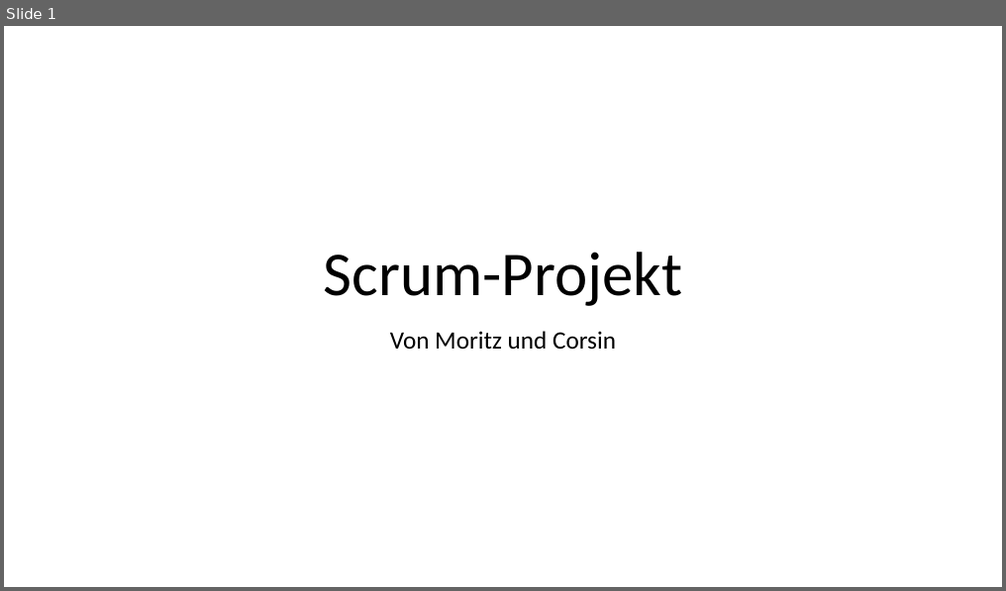
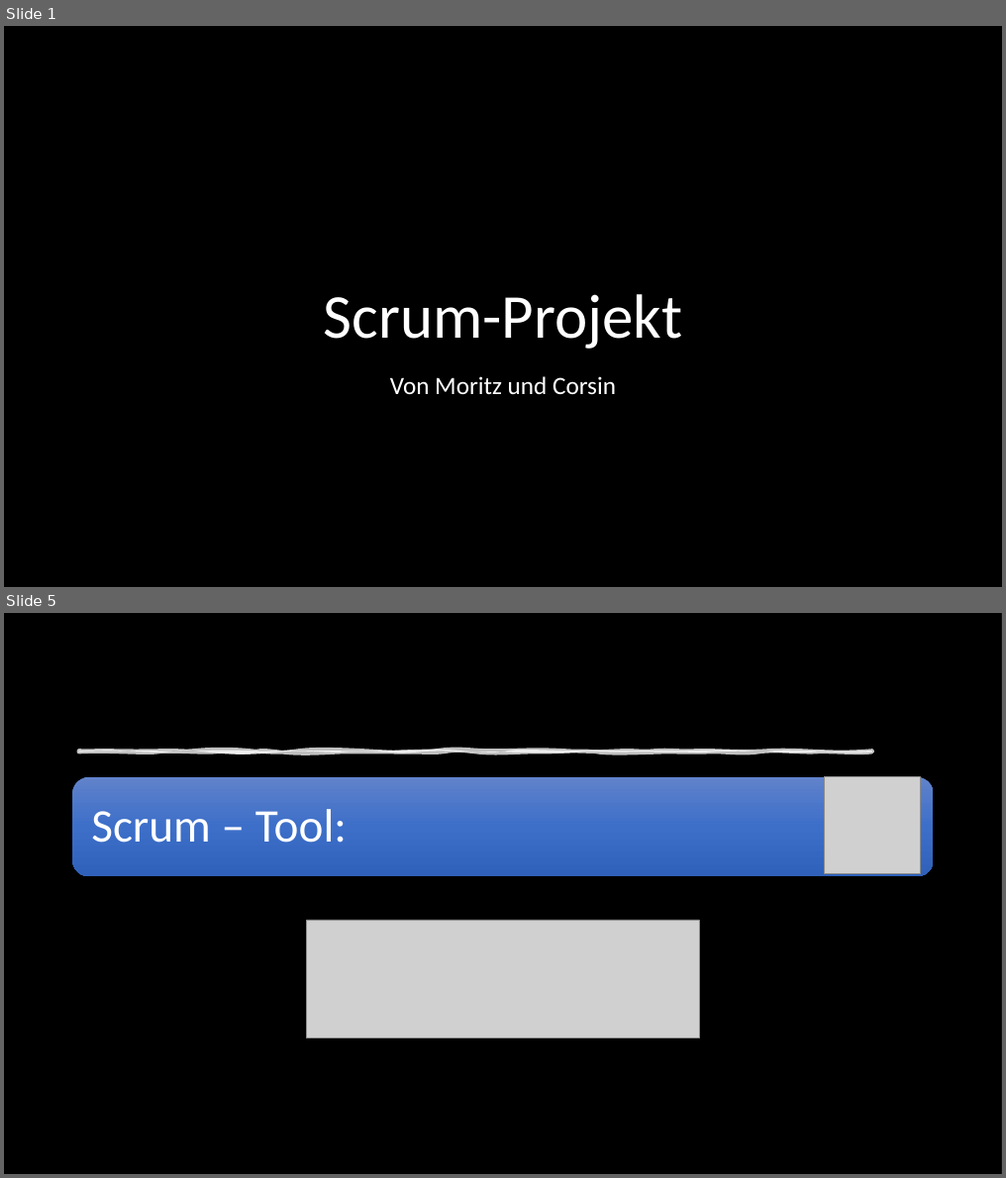
Before and after one commit to m0ritzmac/schule_website, a slide deck: Präsentation Scrum-Projekt.pptx. Shown one above the other, each under a label of ours: slide 1 before the commit, slides 1 and 5 after it; the slides between them are not shown. The pictures are 1006x591 and 1006x1178 pixels, drawn with LibreOffice and Linux fonts; fonts in the diff are those of the drawing; grey boxes stand for pictures; background and template pictures are left out; a plain dark background stands for a picture behind light text. Boxes give left, top, right and bottom in pixels: in the first picture for what was removed or moved away, otherwise in the second. Text is boxed around its words. In the diff, an @@ line names an element or a change of style, - is before the commit and + after.

```diff
--- a/Präsentation Scrum-Projekt.pptx
+++ b/Präsentation Scrum-Projekt.pptx
@@ slide 5 added at [4, 613, 1002, 1174], background picture (left out) @@
@@ rectangle added at [4, 613, 1002, 1174], fill #000000 @@
@@ freeform shape added at [79, 751, 872, 753], fill #FFFFFF at 75% opacity, outline #FFFFFF 3.5 pt @@
@@ rounded rectangle added at [73, 777, 934, 876], fill gradient #6183CB to #3E70CA to #3062BB @@
@@ picture added at [824, 777, 921, 873] @@
@@ text added at [91, 809, 347, 843], 45 pt, text #FFFFFF @@
+Scrum – Tool:
@@ picture added at [307, 920, 699, 1039] @@
@@ slide 1 changed as well @@
@@ background #FFFFFF to picture (left out) @@
@@ title "Scrum-Projekt" at [324, 294, 683, 349]: text colour #000000 to #FFFFFF @@
@@ subtitle "Von Moritz und Corsin" at [390, 376, 616, 395]: text colour #000000 to #FFFFFF @@
@@ subtitle "Von Moritz und Corsin": place and size @@
-subtitle "Von Moritz und Corsin" at [390, 331, 616, 350]
+subtitle "Von Moritz und Corsin" at [390, 376, 616, 395]
```
Also in this commit, not shown: 4 other slides changed, 3 other slides added, 1 slide removed, 1 other file.
